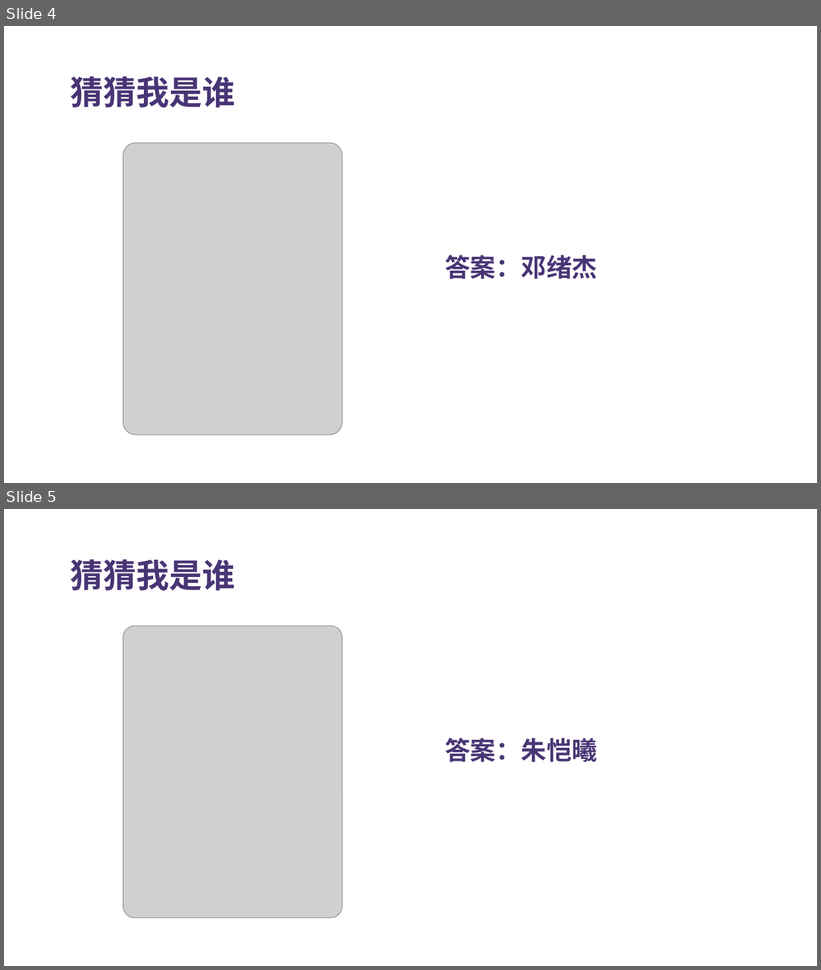
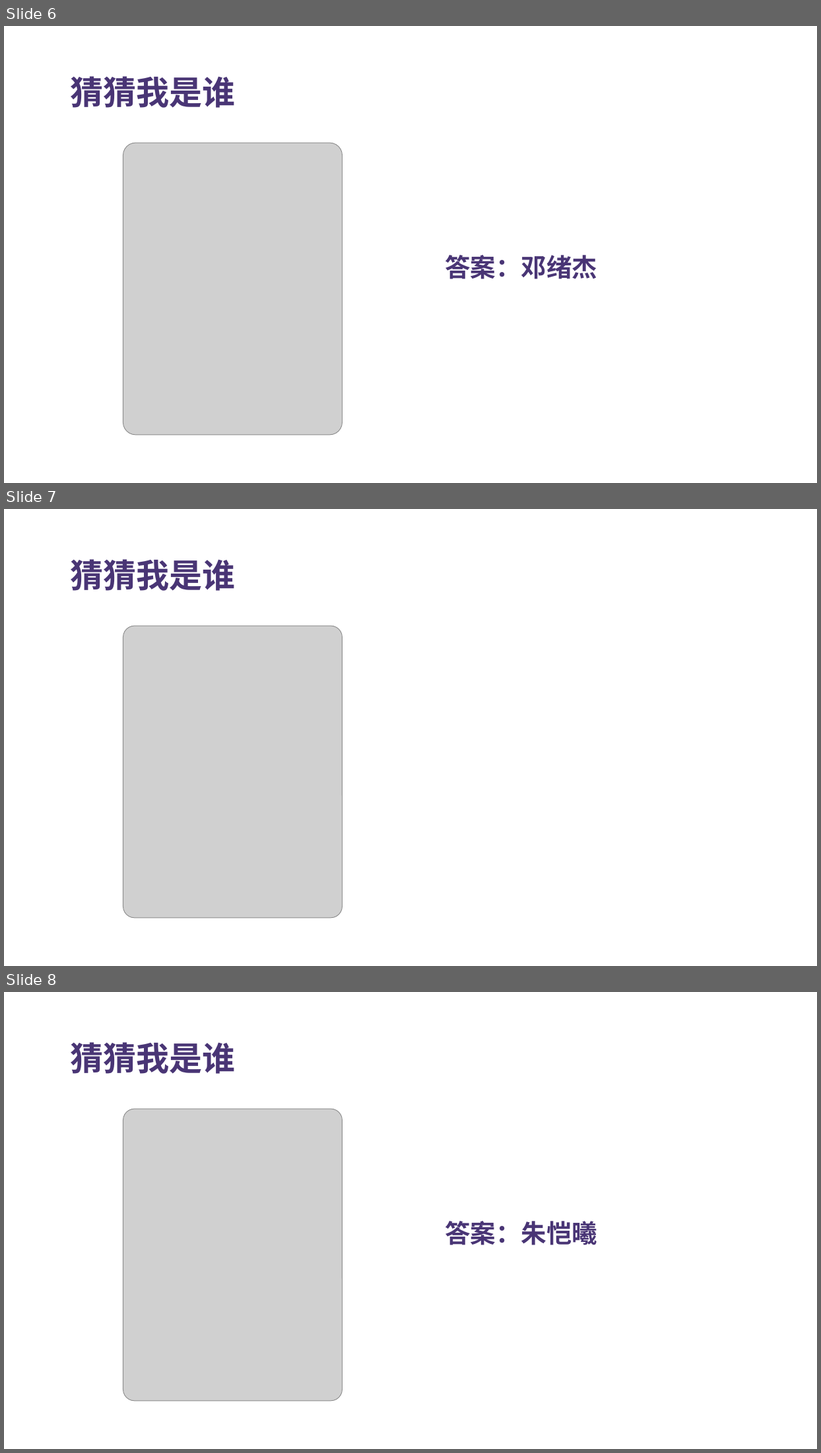
Before and after one commit to tycofficial/tycgame, a slide deck: PPT/november-birthday-ipad.pptx. Shown one above the other, each under a label of ours: slides 4 and 5 before the commit, slides 6, 7 and 8 after it. The pictures are 821x970 and 821x1453 pixels, drawn with LibreOffice and Linux fonts; fonts in the diff are those of the drawing; grey boxes stand for pictures; background and template pictures are left out. Boxes give left, top, right and bottom in pixels: in the first picture for what was removed or moved away, otherwise in the second. Text is boxed around its words. In the diff, an @@ line names an element or a change of style, - is before the commit and + after.

```diff
--- a/PPT/november-birthday-ipad.pptx
+++ b/PPT/november-birthday-ipad.pptx
@@ slide 7 added at (4,509,817,966), background picture (left out) @@
@@ text added at (70,559,235,591), 39 pt, text #493575, bold @@
+猜猜我是谁
@@ picture added at (123,626,342,918) @@
@@ what was slide 4 is now slide 6 @@
@@ what was slide 5 is now slide 8 @@
```
Also in this commit, not shown: 3 other slides added, 2 other files.
